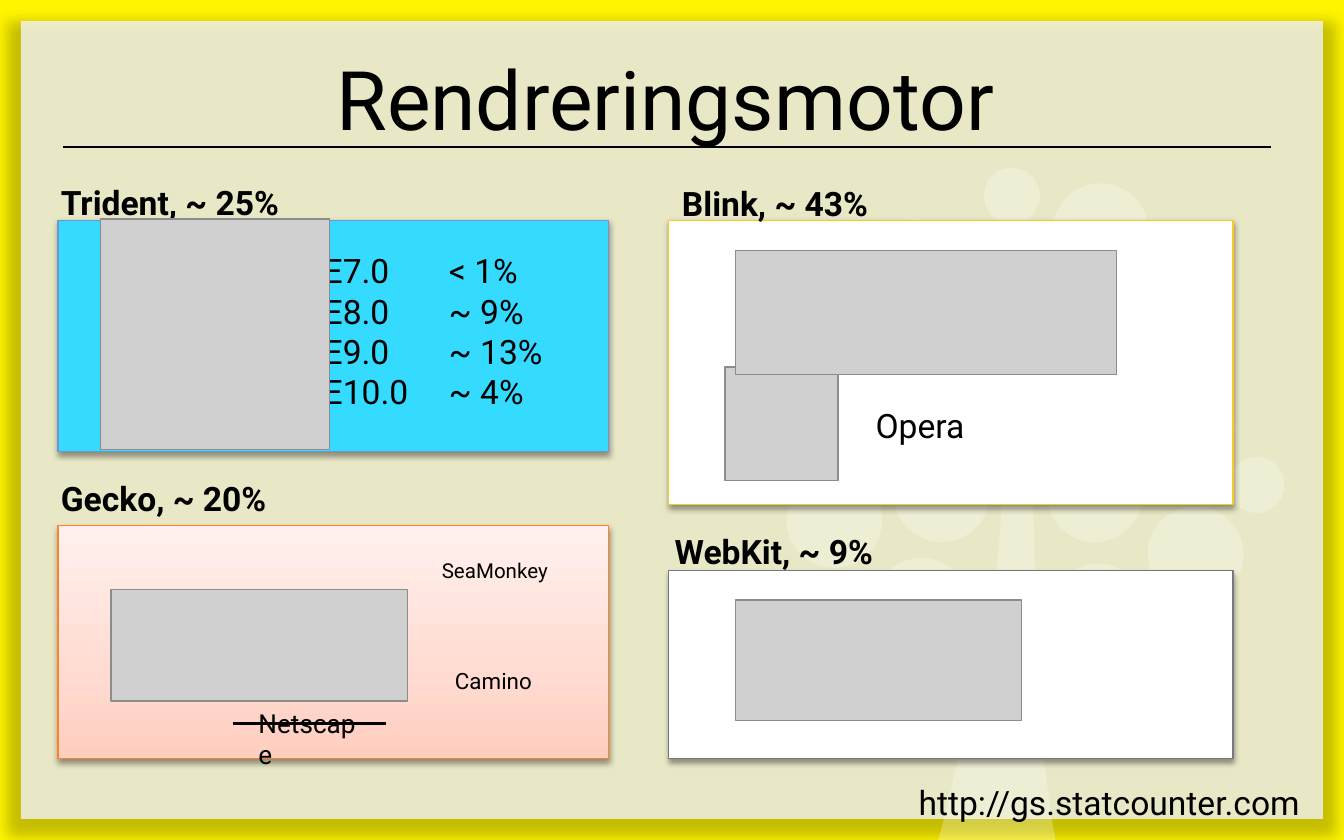
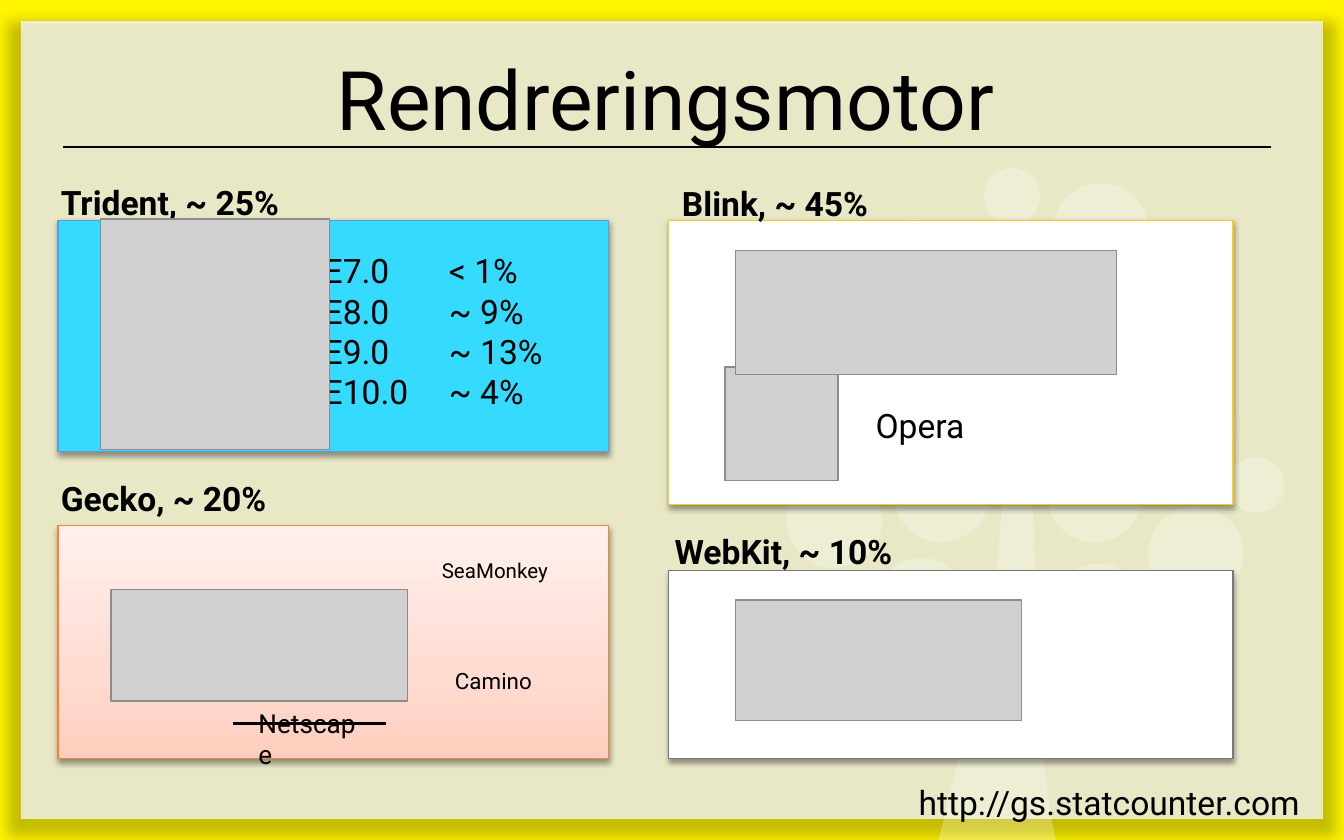
Before and after one commit to 1ik415/Kursmaterial, a slide deck: slide 9 of Föreläsningar/F04 - Webbteknik.pptx. Drawn at 1344x840 pixels with LibreOffice and Linux fonts; fonts in the diff are those of the drawing; grey boxes stand for pictures. Boxes give left, top, right and bottom in pixels: in the first picture for what was removed or moved away, otherwise in the second. Text is boxed around its words. In the diff, an @@ line names an element or a change of style, - is before the commit and + after.

```diff
--- a/Föreläsningar/F04 - Webbteknik.pptx
+++ b/Föreläsningar/F04 - Webbteknik.pptx
@@ text at bbox=[682, 190, 868, 224]: text changed @@
-Blink, ~ 43%
+Blink, ~ 45%
@@ text at bbox=[675, 538, 892, 572]: text changed @@
-WebKit, ~ 9%
+WebKit, ~ 10%
```
Also in this commit, not shown: 8 other slides changed, 2 slides added, 4 slides removed.
